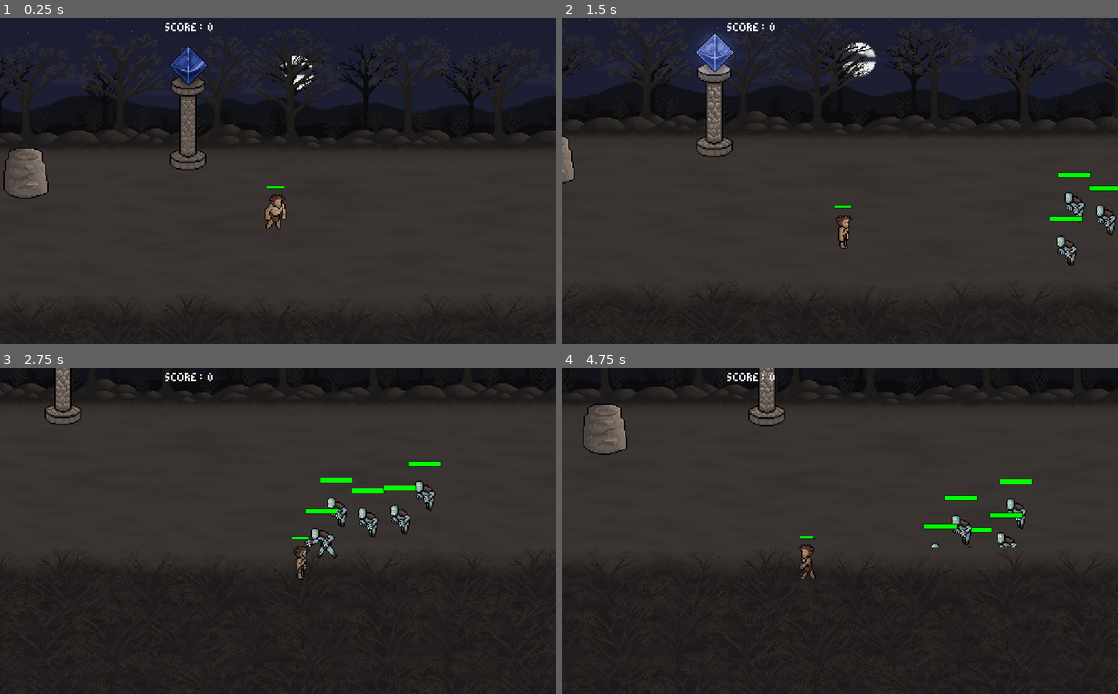
Above: before the commit, frames 1-4 (two rows, left to right).
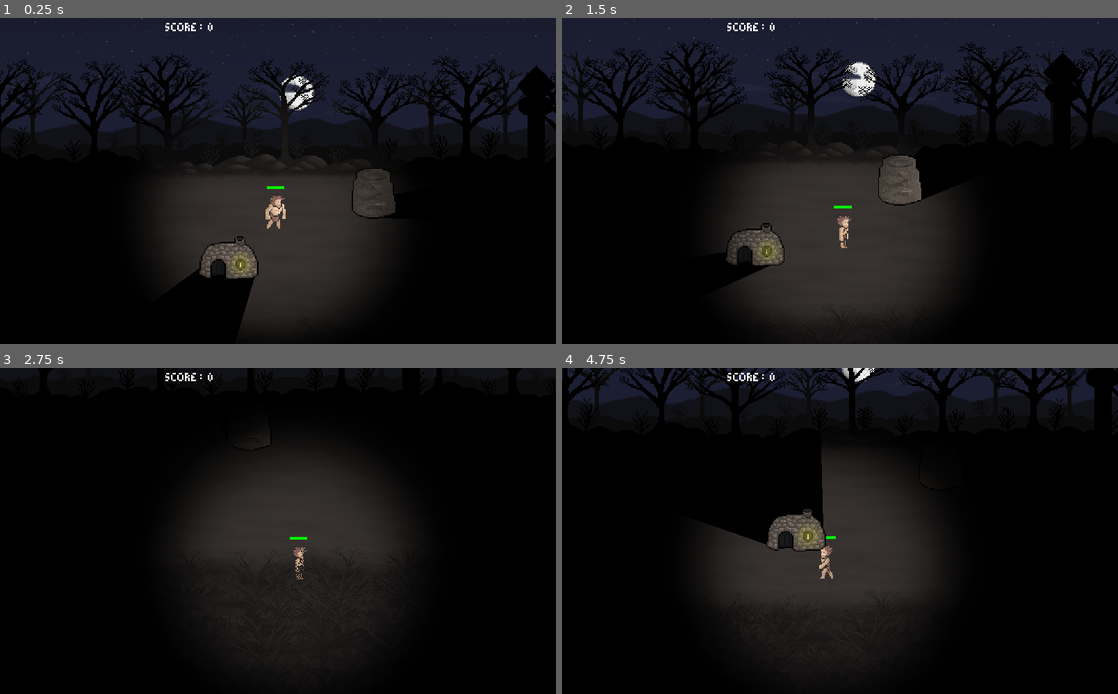
Above: after the commit, the same moments.

Repository: DigitalDenizen/FearAndLight
Game: Godot game, scene res://Main_World.tscn
Same seed, same stepped clock (60 frames per second), same inputs: the game is played once before the commit and once after it. The engine's default icon, where the game draws it, is replaced by a stand-in: a white triangle on a blue panel in a dark square.
Inputs (mouse positions are in pixels of both pictures, inside the frame that each line leads up to):
- Up to frame 1 (0.25 s): no input
- Up to frame 2 (1.5 s): move the mouse to (751, 154) at 0.52 s; hold D (move_right) 0.53-1.28 s; click (751, 154) at 0.67 s; move the mouse to (728, 197) at 1.27 s; hold S (move_down) from 1.28 s (still down)
- Up to frame 3 (2.75 s): move the mouse to (333, 459) at 2.02 s; release S (move_down) at 2.03 s; hold D (move_right) from 2.03 s (still down)
- Up to frame 4 (4.75 s): move the mouse to (812, 596) at 2.77 s; release D (move_right) at 2.78 s; hold W (move_up) 2.78-3.53 s; click (812, 596) at 2.92 s; move the mouse to (1006, 579) at 3.52 s; hold A (move_left) from 3.53 s (still down); move the mouse to (673, 482) at 4.27 s

The runs differ from the first frame. In frame 1, 58% of the frame differs, in the area x 0-100%, y 0-100%; in frame 2, 59%; in frame 3, 71%; in frame 4, 74%.

Commit message:
Adding shadows and lighting

Diff:
--- a/Characters/Combat/FireBall.tscn
+++ b/Characters/Combat/FireBall.tscn
@@ -35,19 +35,20 @@
 
 [node name="FireBall" type="Area2D"]
 position = Vector2( -0.463287, 0.926575 )
-collision_mask = 21
+collision_layer = 10
+collision_mask = 13
 script = ExtResource( 1 )
 __meta__ = {
 "_edit_group_": true
 }
 
 [node name="CollisionShape2D" type="CollisionShape2D" parent="."]
-shape = SubResource( 5 )
+shape = SubResource( 1 )
 
 [node name="AnimatedSprite" type="AnimatedSprite" parent="."]
 position = Vector2( 0.231651, -0.694939 )
 rotation = 0.0261799
-frames = SubResource( 8 )
+frames = SubResource( 5 )
 animation = "Fire"
 flip_v = true
 [connection signal="body_entered" from="." to="." method="_body_entered"]
--- a/Characters/Player.tscn
+++ b/Characters/Player.tscn
@@ -7,10 +7,14 @@
 [ext_resource path="res://Images/hero-barbarian-attack.png" type="Texture" id=5]
 [ext_resource path="res://Images/barbarian/hero-barbarian-throw.png" type="Texture" id=6]
 [ext_resource path="res://Images/barbarian/hero-barbarian-die.png" type="Texture" id=7]
+[ext_resource path="res://Images/light.png" type="Texture" id=8]
 
 [sub_resource type="CapsuleShape2D" id=1]
 radius = 9.43102
 height = 11.7195
+
+[sub_resource type="CanvasItemMaterial" id=29]
+blend_mode = 1
 
 [sub_resource type="AtlasTexture" id=2]
 atlas = ExtResource( 3 )
@@ -164,12 +168,20 @@
 margin_top = -25.7364
 margin_right = 33.5727
 margin_bottom = 14.2636
-rect_scale = Vector2( 0.266475, 0.258706 )
+rect_scale = Vector2( 0.266, 0.266 )
 
 [node name="AnimatedSprite" type="AnimatedSprite" parent="."]
+material = SubResource( 29 )
 position = Vector2( 2, -2 )
 frames = SubResource( 28 )
 animation = "walk"
+
+[node name="Light2D" type="Light2D" parent="."]
+light_mask = 3
+z_index = 3
+texture = ExtResource( 8 )
+range_item_cull_mask = 3
+shadow_enabled = true
 [connection signal="health_updated" from="." to="HealthBar" method="_on_health_updated"]
 [connection signal="melee" from="." to="." method="_on_Player_melee"]
 [connection signal="shoot" from="." to="." method="_on_Player_shoot"]
--- a/Characters/UI/HealthBar.tscn
+++ b/Characters/UI/HealthBar.tscn
@@ -31,20 +31,21 @@
 }
 
 [node name="HealthUnder" type="TextureProgress" parent="."]
-margin_left = 0.166084
-margin_right = 61.1661
+margin_right = 61.0
 margin_bottom = 10.0
 value = 100.0
 texture_progress = ExtResource( 2 )
 tint_progress = Color( 1, 0.0156863, 0.0156863, 1 )
 
 [node name="HealthOver" type="TextureProgress" parent="."]
-margin_left = 0.166084
-margin_right = 61.1661
+margin_right = 61.0
 margin_bottom = 10.0
 value = 100.0
 texture_over = ExtResource( 3 )
 texture_progress = ExtResource( 2 )
 tint_progress = Color( 0, 1, 0, 1 )
+__meta__ = {
+"_edit_use_anchors_": false
+}
 
 [node name="UpdateTween" type="Tween" parent="."]
--- a/Characters/Zombie.tscn
+++ b/Characters/Zombie.tscn
@@ -110,6 +110,9 @@
 "values": [ 0, 1, 2, 3 ]
 }
 
+[sub_resource type="CanvasItemMaterial" id=9]
+blend_mode = 1
+
 [sub_resource type="AnimatedTexture" id=7]
 
 [sub_resource type="CapsuleShape2D" id=8]
@@ -121,9 +124,6 @@
 collision_layer = 4
 collision_mask = 7
 script = ExtResource( 1 )
-__meta__ = {
-"_edit_group_": true
-}
 
 [node name="AnimationPlayer" type="AnimationPlayer" parent="."]
 anims/Attack = SubResource( 1 )
@@ -136,24 +136,26 @@
 [node name="Animations" type="Node2D" parent="."]
 
 [node name="Walk" type="Sprite" parent="Animations"]
-z_index = 1
+z_index = 3
 texture = ExtResource( 2 )
 hframes = 4
 
 [node name="Walk-Left" type="Sprite" parent="Animations"]
 visible = false
+z_index = 3
 texture = ExtResource( 2 )
 flip_h = true
 hframes = 4
 
 [node name="Attack" type="Sprite" parent="Animations"]
 visible = false
+z_index = 3
 texture = ExtResource( 3 )
 hframes = 4
 
 [node name="Attack-Left" type="Sprite" parent="Animations"]
 visible = false
-z_index = 1
+z_index = 3
 texture = ExtResource( 3 )
 flip_h = true
 hframes = 4
@@ -162,23 +164,27 @@
 [node name="Idle" type="Sprite" parent="Animations"]
 visible = false
 position = Vector2( 6.899, -6.48087 )
+z_index = 3
 texture = ExtResource( 4 )
 hframes = 4
 
 [node name="Death" type="Sprite" parent="Animations"]
 visible = false
+light_mask = 3
+material = SubResource( 9 )
 position = Vector2( -0.209088, -0.418091 )
+z_index = 3
 texture = ExtResource( 5 )
 normal_map = SubResource( 7 )
 hframes = 3
 frame = 1
 
 [node name="HealthBar" parent="." instance=ExtResource( 6 )]
-margin_left = -15.0
-margin_top = -30.0
-margin_right = 25.0
-margin_bottom = 10.0
-rect_scale = Vector2( 0.5, 0.5 )
+margin_left = -10.6486
+margin_top = -20.5946
+margin_right = 29.3514
+margin_bottom = 19.4054
+rect_scale = Vector2( 0.266, 0.266 )
 
 [node name="CollisionShape2D" type="CollisionShape2D" parent="."]
 visible = false
--- /dev/null
+++ b/Fore_Ground.tscn
@@ -0,0 +1,30 @@
+[gd_scene load_steps=2 format=2]
+
+[ext_resource path="res://scenes/mud/mud-main/scene-layer-mud-trees-ground.png" type="Texture" id=1]
+
+[node name="Fore_Ground" type="Sprite"]
+
+[node name="scene-layer-mud-trees-ground" type="Sprite" parent="."]
+position = Vector2( 216, 128 )
+z_index = -3
+texture = ExtResource( 1 )
+
+[node name="scene-layer-mud-trees-ground2" type="Sprite" parent="."]
+position = Vector2( 648, 128 )
+z_index = -3
+texture = ExtResource( 1 )
+
+[node name="scene-layer-mud-trees-ground5" type="Sprite" parent="."]
+position = Vector2( 1080, 128 )
+z_index = -3
+texture = ExtResource( 1 )
+
+[node name="scene-layer-mud-trees-ground3" type="Sprite" parent="."]
+position = Vector2( -216, 128 )
+z_index = -3
+texture = ExtResource( 1 )
+
+[node name="scene-layer-mud-trees-ground4" type="Sprite" parent="."]
+position = Vector2( -648, 128 )
+z_index = -3
+texture = ExtResource( 1 )
--- a/Main_World.tscn
+++ b/Main_World.tscn
@@ -12,15 +12,19 @@
 [ext_resource path="res://objects/Ice_Wall_Main.tscn" type="PackedScene" id=10]
 [ext_resource path="res://scenes/Barrier_top.tscn" type="PackedScene" id=11]
 [ext_resource path="res://structures/Beacon_Pylon.tscn" type="PackedScene" id=12]
+[ext_resource path="res://Fore_Ground.tscn" type="PackedScene" id=13]
 
 [node name="Main" type="Node2D"]
 
 [node name="MudWall" parent="." instance=ExtResource( 1 )]
 position = Vector2( -50.136, 136.38 )
+z_index = 5
+collision_layer = 10
+collision_mask = 13
 
 [node name="Player" parent="." instance=ExtResource( 2 )]
-position = Vector2( 178.172, 173.962 )
-z_index = 11
+position = Vector2( -142.185, 155.494 )
+z_index = 3
 
 [node name="Camera2D" type="Camera2D" parent="Player"]
 position = Vector2( 4.24744, -30.6759 )
@@ -36,7 +40,11 @@
 [node name="ParallaxBackground" parent="." instance=ExtResource( 5 )]
 
 [node name="MudHut" parent="." instance=ExtResource( 6 )]
+light_mask = 3
 position = Vector2( -211.826, 181.946 )
+z_index = 5
+collision_layer = 10
+collision_mask = 13
 
 [node name="Mob_Spawn" parent="." instance=ExtResource( 7 )]
 position = Vector2( 571.597, 170.707 )
@@ -55,3 +63,10 @@
 [node name="Pylon" parent="." instance=ExtResource( 12 )]
 position = Vector2( 97.5266, 104.663 )
 scale = Vector2( 0.996938, 1 )
+
+[node name="CanvasModulate" type="CanvasModulate" parent="."]
+color = Color( 0, 0, 0, 1 )
+
+[node name="Fore_Ground" parent="." instance=ExtResource( 13 )]
+
+[editable path="Fore_Ground"]
--- a/Structures/Beacon_Pylon.tscn
+++ b/Structures/Beacon_Pylon.tscn
@@ -6,94 +6,94 @@
 [ext_resource path="res://structures/Beacon_Pylon.gd" type="Script" id=4]
 
 [sub_resource type="AtlasTexture" id=1]
+atlas = ExtResource( 1 )
+region = Rect2( 0, 0, 37, 122 )
+
+[sub_resource type="AtlasTexture" id=2]
+atlas = ExtResource( 1 )
+region = Rect2( 37, 0, 37, 122 )
+
+[sub_resource type="AtlasTexture" id=3]
+atlas = ExtResource( 1 )
+region = Rect2( 74, 0, 37, 122 )
+
+[sub_resource type="AtlasTexture" id=4]
+atlas = ExtResource( 1 )
+region = Rect2( 111, 0, 37, 122 )
+
+[sub_resource type="AtlasTexture" id=5]
+atlas = ExtResource( 1 )
+region = Rect2( 148, 0, 37, 122 )
+
+[sub_resource type="AtlasTexture" id=6]
+atlas = ExtResource( 1 )
+region = Rect2( 185, 0, 37, 122 )
+
+[sub_resource type="AtlasTexture" id=7]
+atlas = ExtResource( 1 )
+region = Rect2( 222, 0, 37, 122 )
+
+[sub_resource type="AtlasTexture" id=8]
+atlas = ExtResource( 1 )
+region = Rect2( 259, 0, 37, 122 )
+
+[sub_resource type="AtlasTexture" id=9]
+atlas = ExtResource( 1 )
+region = Rect2( 296, 0, 37, 122 )
+
+[sub_resource type="AtlasTexture" id=10]
+atlas = ExtResource( 3 )
+region = Rect2( 40, 0, 40, 115 )
+
+[sub_resource type="AtlasTexture" id=11]
+atlas = ExtResource( 3 )
+region = Rect2( 80, 0, 40, 115 )
+
+[sub_resource type="AtlasTexture" id=12]
+atlas = ExtResource( 3 )
+region = Rect2( 120, 0, 40, 115 )
+
+[sub_resource type="AtlasTexture" id=13]
 atlas = ExtResource( 3 )
 region = Rect2( 160, 0, 40, 115 )
 
-[sub_resource type="AtlasTexture" id=2]
+[sub_resource type="AtlasTexture" id=14]
 atlas = ExtResource( 3 )
 region = Rect2( 200, 0, 40, 115 )
 
-[sub_resource type="AtlasTexture" id=3]
+[sub_resource type="AtlasTexture" id=15]
 atlas = ExtResource( 3 )
 region = Rect2( 240, 0, 40, 115 )
 
-[sub_resource type="AtlasTexture" id=4]
+[sub_resource type="AtlasTexture" id=16]
 atlas = ExtResource( 3 )
 region = Rect2( 280, 0, 40, 115 )
 
-[sub_resource type="AtlasTexture" id=5]
-atlas = ExtResource( 3 )
-region = Rect2( 120, 0, 40, 115 )
-
-[sub_resource type="AtlasTexture" id=6]
-atlas = ExtResource( 3 )
-region = Rect2( 40, 0, 40, 115 )
-
-[sub_resource type="AtlasTexture" id=7]
-atlas = ExtResource( 1 )
-region = Rect2( 0, 0, 37, 122 )
-
-[sub_resource type="AtlasTexture" id=8]
-atlas = ExtResource( 1 )
-region = Rect2( 37, 0, 37, 122 )
-
-[sub_resource type="AtlasTexture" id=9]
-atlas = ExtResource( 1 )
-region = Rect2( 74, 0, 37, 122 )
-
-[sub_resource type="AtlasTexture" id=10]
-atlas = ExtResource( 1 )
-region = Rect2( 111, 0, 37, 122 )
-
-[sub_resource type="AtlasTexture" id=11]
-atlas = ExtResource( 1 )
-region = Rect2( 148, 0, 37, 122 )
-
-[sub_resource type="AtlasTexture" id=12]
-atlas = ExtResource( 1 )
-region = Rect2( 185, 0, 37, 122 )
-
-[sub_resource type="AtlasTexture" id=13]
-atlas = ExtResource( 1 )
-region = Rect2( 222, 0, 37, 122 )
-
-[sub_resource type="AtlasTexture" id=14]
-atlas = ExtResource( 1 )
-region = Rect2( 259, 0, 37, 122 )
-
-[sub_resource type="AtlasTexture" id=15]
-atlas = ExtResource( 1 )
-region = Rect2( 296, 0, 37, 122 )
-
-[sub_resource type="AtlasTexture" id=16]
-atlas = ExtResource( 3 )
-region = Rect2( 80, 0, 40, 115 )
-
 [sub_resource type="SpriteFrames" id=17]
 animations = [ {
-"frames": [ SubResource( 1 ), SubResource( 2 ), SubResource( 3 ), SubResource( 4 ) ],
+"frames": [ SubResource( 1 ), SubResource( 2 ), SubResource( 3 ), SubResource( 4 ), SubResource( 5 ), SubResource( 6 ), SubResource( 7 ), SubResource( 8 ), SubResource( 9 ) ],
 "loop": true,
-"name": "Death",
+"name": "Idle",
 "speed": 5.0
 }, {
-"frames": [ SubResource( 5 ) ],
+"frames": [ SubResource( 10 ) ],
+"loop": true,
+"name": "Health75",
+"speed": 5.0
+}, {
+"frames": [ SubResource( 11 ) ],
+"loop": true,
+"name": "Health50",
+"speed": 5.0
+}, {
+"frames": [ SubResource( 12 ) ],
 "loop": true,
 "name": "Health25",
 "speed": 5.0
 }, {
-"frames": [ SubResource( 6 ) ],
+"frames": [ SubResource( 13 ), SubResource( 14 ), SubResource( 15 ), SubResource( 16 ) ],
 "loop": true,
-"name": "Health75",
-"speed": 5.0
-}, {
-"frames": [ SubResource( 7 ), SubResource( 8 ), SubResource( 9 ), SubResource( 10 ), SubResource( 11 ), SubResource( 12 ), SubResource( 13 ), SubResource( 14 ), SubResource( 15 ) ],
-"loop": true,
-"name": "Idle",
-"speed": 5.0
-}, {
-"frames": [ SubResource( 16 ) ],
-"loop": true,
-"name": "Health50",
+"name": "Death",
 "speed": 5.0
 } ]
 
@@ -121,8 +121,11 @@
 "speed": 5.0
 } ]
 
-[sub_resource type="RectangleShape2D" id=23]
-extents = Vector2( 16.4069, 11.7412 )
+[sub_resource type="CapsuleShape2D" id=23]
+radius = 8.1199
+
+[sub_resource type="OccluderPolygon2D" id=24]
+polygon = PoolVector2Array( -6.29961, 22.1274, -6.29961, 16.1207, -2.2951, 14.1184, 1.70942, 13.7847, 6.38136, 12.7836, 8.38362, 15.1195, 9.71846, 19.4578, 9.71846, 22.7949, 7.7162, 25.4646, 4.3791, 26.132, -1.62768, 25.7983 )
 
 [node name="Pylon" type="StaticBody2D"]
 z_index = 12
@@ -130,10 +133,11 @@
 script = ExtResource( 4 )
 
 [node name="Pylon" type="AnimatedSprite" parent="."]
+light_mask = 2
 position = Vector2( 2.50899, -32.0785 )
 frames = SubResource( 17 )
 animation = "Idle"
-frame = 2
+frame = 8
 playing = true
 
 [node name="Pylon_Active" type="AnimatedSprite" parent="."]
@@ -143,7 +147,11 @@
 animation = "Active"
 
 [node name="CollisionShape2D" type="CollisionShape2D" parent="."]
-position = Vector2( 2.57868, 16.1199 )
+position = Vector2( 2.57868, 18.7896 )
+rotation = -1.5708
 shape = SubResource( 23 )
+
+[node name="LightOccluder2D" type="LightOccluder2D" parent="."]
+occluder = SubResource( 24 )
 [connection signal="beacon_activated" from="." to="." method="_on_Pylon_beacon_activated"]
 [connection signal="input_event" from="." to="." method="_on_Pylon_input_event"]
--- a/Structures/MudHut.tscn
+++ b/Structures/MudHut.tscn
@@ -6,7 +6,7 @@
 [ext_resource path="res://Images/structure-mud-hut-attacked.png" type="Texture" id=4]
 
 [sub_resource type="RectangleShape2D" id=1]
-extents = Vector2( 54.2406, 34.5476 )
+extents = Vector2( 22.14, 8.11972 )
 
 [sub_resource type="AtlasTexture" id=2]
 atlas = ExtResource( 3 )
@@ -42,31 +42,31 @@
 
 [sub_resource type="AtlasTexture" id=10]
 atlas = ExtResource( 4 )
-region = Rect2( 228, 0, 57, 42 )
+region = Rect2( 171, 0, 57, 42 )
 
 [sub_resource type="AtlasTexture" id=11]
 atlas = ExtResource( 4 )
-region = Rect2( 285, 0, 57, 42 )
+region = Rect2( 57, 0, 57, 42 )
 
 [sub_resource type="AtlasTexture" id=12]
 atlas = ExtResource( 4 )
-region = Rect2( 342, 0, 57, 42 )
+region = Rect2( 228, 0, 57, 42 )
 
 [sub_resource type="AtlasTexture" id=13]
 atlas = ExtResource( 4 )
-region = Rect2( 399, 0, 57, 42 )
+region = Rect2( 285, 0, 57, 42 )
 
 [sub_resource type="AtlasTexture" id=14]
 atlas = ExtResource( 4 )
-region = Rect2( 57, 0, 57, 42 )
+region = Rect2( 342, 0, 57, 42 )
 
 [sub_resource type="AtlasTexture" id=15]
 atlas = ExtResource( 4 )
-region = Rect2( 114, 0, 57, 42 )
+region = Rect2( 399, 0, 57, 42 )
 
 [sub_resource type="AtlasTexture" id=16]
 atlas = ExtResource( 4 )
-region = Rect2( 171, 0, 57, 42 )
+region = Rect2( 114, 0, 57, 42 )
 
 [sub_resource type="SpriteFrames" id=17]
 animations = [ {
@@ -75,55 +75,67 @@
 "name": "idle",
 "speed": 5.0
 }, {
-"frames": [ SubResource( 10 ), SubResource( 11 ), SubResource( 12 ), SubResource( 13 ) ],
+"frames": [ SubResource( 10 ) ],
+"loop": true,
+"name": "Health 25",
+"speed": 5.0
+}, {
+"frames": [ SubResource( 11 ) ],
+"loop": true,
+"name": "Health 75",
+"speed": 5.0
+}, {
+"frames": [ SubResource( 12 ), SubResource( 13 ), SubResource( 14 ), SubResource( 15 ) ],
 "loop": false,
 "name": "Death",
 "speed": 5.0
 }, {
-"frames": [ SubResource( 14 ) ],
-"loop": true,
-"name": "Health 75",
-"speed": 5.0
-}, {
-"frames": [ SubResource( 15 ) ],
+"frames": [ SubResource( 16 ) ],
 "loop": true,
 "name": "Health 50",
 "speed": 5.0
-}, {
-"frames": [ SubResource( 16 ) ],
-"loop": true,
-"name": "Health 25",
-"speed": 5.0
 } ]
+
+[sub_resource type="CapsuleShape2D" id=18]
+height = 34.3434
+
+[sub_resource type="OccluderPolygon2D" id=19]
+polygon = PoolVector2Array( 2.40627, 24.9473, 4.39052, 20.9788, 9.94643, 18.9945, 25.4236, 18.5977, 42.0913, 18.9945, 51.6157, 20.5819, 53.9968, 23.3599, 53.6, 27.3284, 51.2189, 28.9158, 46.8535, 30.1063, 39.3133, 30.1063, 31.7732, 30.1063, 21.8519, 30.5032, 15.1055, 30.5032, 9.54958, 30.1063 )
 
 [node name="MudHut" type="StaticBody2D"]
 position = Vector2( 181.2, 127.7 )
 script = ExtResource( 1 )
-__meta__ = {
-"_edit_group_": true
-}
 
 [node name="HealthBar" parent="." instance=ExtResource( 2 )]
-margin_left = 0.568787
-margin_top = -31.8528
-margin_right = 40.5688
-margin_bottom = 8.1472
+visible = false
+margin_left = 3.34674
+margin_top = -14.7883
+margin_right = 44.3654
+margin_bottom = 41.9842
+rect_scale = Vector2( 0.9, 0.75 )
 
 [node name="Area2D" type="Area2D" parent="."]
 position = Vector2( 2.92603, 0.487671 )
 
 [node name="CollisionShape2D" type="CollisionShape2D" parent="Area2D"]
-position = Vector2( 25.3591, 15.1179 )
+position = Vector2( 26.1528, 20.277 )
 shape = SubResource( 1 )
 
 [node name="AnimatedSprite" type="AnimatedSprite" parent="."]
+light_mask = 2
 position = Vector2( 29.3852, 13.9217 )
 z_index = 8
 frames = SubResource( 17 )
 animation = "idle"
 frame = 6
 
-[node name="CollisionPolygon2D" type="CollisionPolygon2D" parent="."]
-visible = false
-polygon = PoolVector2Array( -3.481, -11.8544, -22.0126, -8.14809, -26.1823, 17.3329, -27.1088, 32.1582, -28.0354, 46.057, -5.79745, 48.3734, 44.7013, 49.7633, 72.4988, 48.8367, 83.1545, 45.5937, 81.3013, 20.576, 76.2051, -4.90504, 62.7696, -10.9278, 59.9899, -20.1937, 49.3342, -23.9, 37.2886, -21.1202, 38.2152, -16.024 )
+[node name="CollisionShape2D" type="CollisionShape2D" parent="."]
+position = Vector2( 28.7842, 21.0622 )
+rotation = -1.5708
+shape = SubResource( 18 )
+
+[node name="LightOccluder2D" type="LightOccluder2D" parent="."]
+light_mask = 3
+occluder = SubResource( 19 )
+light_mask = 3
 [connection signal="body_entered" from="Area2D" to="." method="_on_Area2D_body_entered"]
--- a/Structures/MudWall.tscn
+++ b/Structures/MudWall.tscn
@@ -9,39 +9,39 @@
 
 [sub_resource type="AtlasTexture" id=2]
 atlas = ExtResource( 1 )
-region = Rect2( 172, 0, 43, 49 )
+region = Rect2( 129, 0, 43, 49 )
 
 [sub_resource type="AtlasTexture" id=3]
 atlas = ExtResource( 1 )
-region = Rect2( 215, 0, 43, 49 )
+region = Rect2( 43, 0, 43, 49 )
 
 [sub_resource type="AtlasTexture" id=4]
 atlas = ExtResource( 1 )
-region = Rect2( 258, 0, 43, 49 )
+region = Rect2( 172, 0, 43, 49 )
 
 [sub_resource type="AtlasTexture" id=5]
 atlas = ExtResource( 1 )
-region = Rect2( 301, 0, 43, 49 )
+region = Rect2( 215, 0, 43, 49 )
 
 [sub_resource type="AtlasTexture" id=6]
 atlas = ExtResource( 1 )
-region = Rect2( 344, 0, 43, 49 )
+region = Rect2( 258, 0, 43, 49 )
 
 [sub_resource type="AtlasTexture" id=7]
 atlas = ExtResource( 1 )
-region = Rect2( 387, 0, 43, 49 )
+region = Rect2( 301, 0, 43, 49 )
 
 [sub_resource type="AtlasTexture" id=8]
 atlas = ExtResource( 1 )
-region = Rect2( 43, 0, 43, 49 )
+region = Rect2( 344, 0, 43, 49 )
 
 [sub_resource type="AtlasTexture" id=9]
 atlas = ExtResource( 1 )
-region = Rect2( 86, 0, 43, 49 )
+region = Rect2( 387, 0, 43, 49 )
 
 [sub_resource type="AtlasTexture" id=10]
 atlas = ExtResource( 1 )
-region = Rect2( 129, 0, 43, 49 )
+region = Rect2( 86, 0, 43, 49 )
 
 [sub_resource type="SpriteFrames" id=11]
 animations = [ {
@@ -50,26 +50,32 @@
 "name": "idle",
 "speed": 5.0
 }, {
-"frames": [ SubResource( 2 ), SubResource( 3 ), SubResource( 4 ), SubResource( 5 ), SubResource( 6 ), SubResource( 7 ) ],
+"frames": [ SubResource( 2 ) ],
+"loop": true,
+"name": "Health 25",
+"speed": 5.0
+}, {
+"frames": [ SubResource( 3 ) ],
+"loop": true,
+"name": "Health 75",
+"speed": 5.0
+}, {
+"frames": [ SubResource( 4 ), SubResource( 5 ), SubResource( 6 ), SubResource( 7 ), SubResource( 8 ), SubResource( 9 ) ],
 "loop": true,
 "name": "Death",
 "speed": 5.0
 }, {
-"frames": [ SubResource( 8 ) ],
-"loop": true,
-"name": "Health 75",
-"speed": 5.0
-}, {
-"frames": [ SubResource( 9 ) ],
+"frames": [ SubResource( 10 ) ],
 "loop": true,
 "name": "Health 50",
 "speed": 5.0
-}, {
-"frames": [ SubResource( 10 ) ],
-"loop": true,
-"name": "Health 25",
-"speed": 5.0
 } ]
+
+[sub_resource type="CapsuleShape2D" id=12]
+radius = 9.34186
+
+[sub_resource type="OccluderPolygon2D" id=13]
+polygon = PoolVector2Array( -17.86, 16.317, -18.2804, 10.4307, -12.8146, 5.80577, -4.82607, 4.96487, 4.4238, 4.54442, 9.88963, 4.54442, 15.7759, 5.80577, 19.9804, 10.4307, 19.5599, 15.8965, 16.6168, 19.6806, 8.20784, 22.2032, -3.98517, 22.2032, -13.235, 20.5215 )
 
 [node name="MudWall" type="StaticBody2D"]
 collision_layer = 7
@@ -80,10 +86,17 @@
 }
 
 [node name="AnimatedSprite" type="AnimatedSprite" parent="."]
+light_mask = 2
 position = Vector2( 0.55196, -0.18759 )
 frames = SubResource( 11 )
 animation = "idle"
 
-[node name="CollisionShape2D" type="CollisionPolygon2D" parent="."]
-visible = false
-polygon = PoolVector2Array( -11.625, -17.75, -13.875, -12.125, -14.375, -4.5, -14.875, 1.375, -15.125, 15.625, -11.5, 17.875, 2, 19.125, 12.25, 18.75, 17.375, 13.75, 14.75, -14.125, 14.75, -17.625, 8, -20.375, -5.25, -20.5 )
+[node name="CollisionShape2D" type="CollisionShape2D" parent="."]
+position = Vector2( 0.840897, 13.4658 )
+rotation = -1.5708
+shape = SubResource( 12 )
+
+[node name="LightOccluder2D" type="LightOccluder2D" parent="."]
+light_mask = 3
+occluder = SubResource( 13 )
+light_mask = 3
--- a/scenes/ParallaxBackground.tscn
+++ b/scenes/ParallaxBackground.tscn
@@ -7,14 +7,10 @@
 [ext_resource path="res://scenes/sky/scene-layer-sky-stars.png" type="Texture" id=5]
 [ext_resource path="res://scenes/sky/scene-layer-sky-quasars.png" type="Texture" id=6]
 [ext_resource path="res://scenes/global/scene-layer-main-sky.png" type="Texture" id=7]
-[ext_resource path="res://scenes/mud/mud-main/scene-layer-mud-trees-ground.png" type="Texture" id=8]
 [ext_resource path="res://scenes/global/scene-layer-main-clouds.png" type="Texture" id=9]
 [ext_resource path="res://scenes/global/scene-layer-main-hills.png" type="Texture" id=10]
 [ext_resource path="res://scenes/global/scene-layer-main-dark-trees.png" type="Texture" id=11]
-[ext_resource path="res://scenes/mud/mud-main-trans-right/scene-layer-mud-trans-right-ground-trees.png" type="Texture" id=12]
-[ext_resource path="res://scenes/ice-wall/ice-wall-main/scene-layer-ice-trans-left-trees-ground-wall.png" type="Texture" id=13]
 [ext_resource path="res://AnimatedTileset/fog.shader" type="Shader" id=14]
-[ext_resource path="res://scenes/ice/ice-main/scene-layer-ice-main-trees-ground.png" type="Texture" id=15]
 
 [sub_resource type="ShaderMaterial" id=1]
 shader = ExtResource( 14 )
@@ -193,11 +189,6 @@
 texture = ExtResource( 7 )
 centered = false
 
-[node name="Foreground_6" type="Sprite" parent="Screen0"]
-z_index = 6
-texture = ExtResource( 8 )
-centered = false
-
 [node name="Screen1" type="ParallaxLayer" parent="."]
 position = Vector2( -435, 0 )
 __meta__ = {
@@ -206,11 +197,6 @@
 
 [node name="Sky_0" type="Sprite" parent="Screen1"]
 texture = ExtResource( 7 )
-centered = false
-
-[node name="Foreground_6" type="Sprite" parent="Screen1"]
-z_index = 6
-texture = ExtResource( 8 )
 centered = false
 
 [node name="Clouds_Screen1" type="ParallaxLayer" parent="."]
@@ -258,11 +244,6 @@
 texture = ExtResource( 7 )
 centered = false
 
-[node name="Foreground_6" type="Sprite" parent="Screen2"]
-z_index = 6
-texture = ExtResource( 8 )
-centered = false
-
 [node name="Clouds_Screen2" type="ParallaxLayer" parent="."]
 motion_scale = Vector2( 0.25, 1 )
 __meta__ = {
@@ -306,11 +287,6 @@
 texture = ExtResource( 7 )
 centered = false
 
-[node name="Foreground_6" type="Sprite" parent="Screen3"]
-z_index = 6
-texture = ExtResource( 8 )
-centered = false
-
 [node name="Clouds_Screen3" type="ParallaxLayer" parent="."]
 position = Vector2( 435, 0 )
 motion_scale = Vector2( 0.25, 1 )
@@ -355,16 +331,6 @@
 
 [node name="Sky_0" type="Sprite" parent="Screen4"]
 texture = ExtResource( 7 )
-centered = false
-
-[node name="Foreground_mud_6" type="Sprite" parent="Screen4"]
-z_index = 6
-texture = ExtResource( 12 )
-centered = false
-
-[node name="Foreground_ice_6" type="Sprite" parent="Screen4"]
-z_index = 6
-texture = ExtResource( 13 )
 centered = false
 
 [node name="Mud_to_ice_dark_trees" type="Sprite" parent="Screen4"]
@@ -392,11 +358,6 @@
 texture = ExtResource( 7 )
 centered = false
 
-[node name="Foreground_6" type="Sprite" parent="Screen5"]
-z_index = 6
-texture = ExtResource( 15 )
-centered = false
-
 [node name="Ice_Dark_trees_5" type="Sprite" parent="Screen5"]
 z_index = 5
 texture = ExtResource( 11 )
--- a/scenes/Under_Ground.tscn
+++ b/scenes/Under_Ground.tscn
@@ -19,6 +19,7 @@
 centered = false
 
 [node name="Below_Trees_2" type="Sprite" parent="Screen0"]
+position = Vector2( -2, 3 )
 z_index = 13
 texture = ExtResource( 2 )
 centered = false
@@ -42,6 +43,7 @@
 centered = false
 
 [node name="Below_Trees_2" type="Sprite" parent="Screen1"]
+position = Vector2( 3, 3 )
 z_index = 13
 texture = ExtResource( 2 )
 centered = false
@@ -64,7 +66,7 @@
 centered = false
 
 [node name="Below_Trees_2" type="Sprite" parent="Screen2"]
-z_index = 12
+z_index = 13
 texture = ExtResource( 2 )
 centered = false
 __meta__ = {
Not shown: 2 places in Characters/Combat/FireBall.tscn that only renumber resources
Not shown: 1 places in Characters/Player.tscn that only renumber resources
Not shown: 1 places in Characters/Zombie.tscn that only renumber resources
Binary file added: Images/light.png
Not shown, added: Images/light.png.import
Not shown: 1 places in Main_World.tscn that only renumber resources
Not shown: 1 places in Structures/Beacon_Pylon.tscn that only renumber resources
Not shown: 1 places in Structures/MudHut.tscn that only renumber resources
Not shown: 1 places in Structures/MudWall.tscn that only renumber resources
Not shown: 1 places in scenes/ParallaxBackground.tscn that only renumber resources
